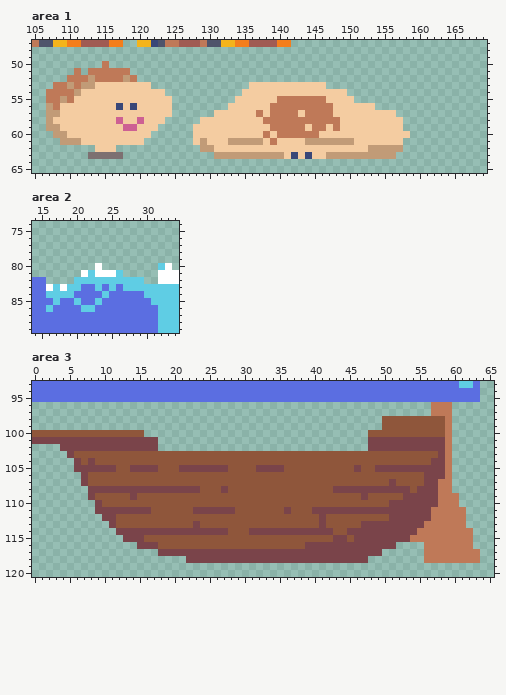
Pixel-art file: resources/textures/Entities.aseprite. That is the earlier state.
512x512 pixels, 1 frame. Colours within 5 levels of each other are drawn and written as one. Shown: area 1: x 105..169, y 47..65; area 2: x 14..34, y 74..89; area 3: x 0..65, y 93..120. The commit also changed other parts of the picture, which this record leaves out.
After the commit:
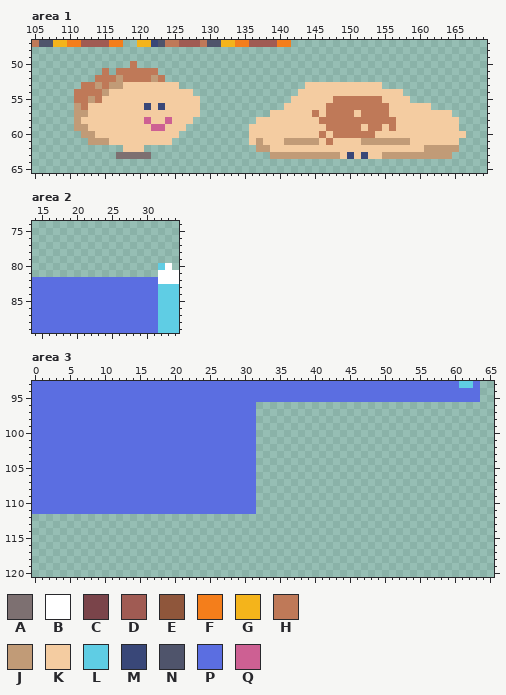
Palette (. is transparent): A #7d7071  B #ffffff  C #7a444a  D #a05b53  E #8f563b  F #f47e1b  G #f4b41b  H #bf7958  J #c19b77  K #f4cca1  L #5fcde4  M #394778  N #4f546b  P #5b6ee1  Q #cd6093
Change:
layer "Layer 1 #3" removed
--- area 1
@@ x 105..169 @@
 49 .................................................................
-50 ..........H......................................................
-51 ......H.HHHHHH...................................................
-52 .....HHHJHHHHJH..................................................
-53 ...HHJHJJKKKKKKKK..............KKKKKKKKKKK.......................
-54 ..HHHHJKKKKKKKKKKKK...........KKKKKKKKKKKKKKK....................
-55 ..HHJHKKKKKKKKKKKKKK.........KKKKKKHHHHHHHKKKK...................
-56 ..JHKKKKKKKKMKMKKKKK........KKKKKKHHHHHHHHHKKKKKK................
-57 ..JJKKKKKKKKKKKKKKKK......KKKKKKHKHHHHKHHHHKKKKKKKKK.............
-58 ..JKKKKKKKKKQKKQKKK.....KKKKKKKKKHHHHHHHHHHHKKKKKKKKK............
-59 ..JJKKKKKKKKKQQKKK.....KKKKKKKKKKKHHHHHKHHKHKKKKKKKKK............
-60 ...JJKKKKKKKKKKKK......KKKKKKKKKKHKHHHHHHKKKKKKKKKKKKK...........
-61 ....JJJKKKKKKKKK.......KJKKKJJJJJKHKKKKJJJJJJJKKKKKKK............
-62 .........KKK............JJKKKKKKKKKKKKKKKKKKKKKKJJJJJ............
-63 ........AAAAA.............JJJJJJJJJJKMKMKKJJJJJJJJJJ.............
+50 ..............H..................................................
+51 ..........H.HHHHHH...............................................
+52 .........HHHJHHHHJH..............................................
+53 .......HHJHJJKKKKKKKK..................KKKKKKKKKKK...............
+54 ......HHHHJKKKKKKKKKKKK...............KKKKKKKKKKKKKKK............
+55 ......HHJHKKKKKKKKKKKKKK.............KKKKKKHHHHHHHKKKK...........
+56 ......JHKKKKKKKKMKMKKKKK............KKKKKKHHHHHHHHHKKKKKK........
+57 ......JJKKKKKKKKKKKKKKKK..........KKKKKKHKHHHHKHHHHKKKKKKKKK.....
+58 ......JKKKKKKKKKQKKQKKK.........KKKKKKKKKHHHHHHHHHHHKKKKKKKKK....
+59 ......JJKKKKKKKKKQQKKK.........KKKKKKKKKKKHHHHHKHHKHKKKKKKKKK....
+60 .......JJKKKKKKKKKKKK..........KKKKKKKKKKHKHHHHHHKKKKKKKKKKKKK...
+61 ........JJJKKKKKKKKK...........KJKKKJJJJJKHKKKKJJJJJJJKKKKKKK....
+62 .............KKK................JJKKKKKKKKKKKKKKKKKKKKKKJJJJJ....
+63 ............AAAAA.................JJJJJJJJJJKMKMKKJJJJJJJJJJ.....
 64 .................................................................
--- area 2, layer "Layer 1"
@@ x 14..34 @@
 79 .....................
-80 .........B........LB.
-81 .......BLBBBL.....BBB
-82 PP....LLLLLLLLLL..BBB
-83 PPBLBLLPPLPLPLLLLLLLL
-84 PPLLLLPPPPLPPPPPLLLLL
-85 PPPLPPLPPLPPPPPPPLLLL
-86 PPLPPPPLLPPPPPPPPPLLL
+80 ..................LB.
+81 ..................BBB
+82 PPPPPPPPPPPPPPPPPPBBB
+83 PPPPPPPPPPPPPPPPPPLLL
+84 PPPPPPPPPPPPPPPPPPLLL
+85 PPPPPPPPPPPPPPPPPPLLL
+86 PPPPPPPPPPPPPPPPPPLLL
 87 PPPPPPPPPPPPPPPPPPLLL
--- area 3, layer "Layer 1"
@@ x 0..65 @@
  95 PPPPPPPPPPPPPPPPPPPPPPPPPPPPPPPPPPPPPPPPPPPPPPPPPPPPPPPPPPPPPPPP..
- 96 .........................................................HHH......
- 97 .........................................................HHH......
- 98 ..................................................EEEEEEEEEH......
- 99 ..................................................EEEEEEEEEH......
-100 EEEEEEEEEEEEEEEE................................EEEEEEEEEEEH......
-101 CCCCCCCCCCCCCCCCCC..............................CCCCCCCCCCCH......
-102 ....CCCCCCCCCCCCCC..............................CCCCCCCCCCCH......
-103 .....CEEEEEEEEEEEEEEEEEEEEEEEEEEEEEEEEEEEEEEEEEEEEEEEEEEEECH......
-104 ......CECEEEEEEEEEEEEEEEEEEEEEEEEEEEEEEEEEEEEEEEEEEEEEEEECCH......
-105 ......CCCCCCEECCCCEEECCCCCCCEEEECCCCEEEEEEEEEECEECCCCCCCCCCH......
-106 .......CEEEEEEEEEEEEEEEEEEEEEEEEEEEEEEEEEEEEEEEEEEEEEEEECCCH......
-107 .......CEEEEEEEEEEEEEEEEEEEEEEEEEEEEEEEEEEEEEEEEEEECEEEECCHH......
-108 ........CCCCCCCCCCCCCCCCEEECEEEEEEEEEEEEEEECCCCCCCCCCCECCCHH......
-109 ........CEEEEECEEEEEEEEEEEEEEEEEEEEEEEEEEEEEEEECEEEEECCCCCHHH.....
-110 .........CEEEEEEEEEEEEEEEEEEEEEEEEEEEEEEEEEEEEEEEEECCCCCCCHHH.....
-111 .........CCCCCCCCEEEEEECCCCCCEEEEEEECEEECCCCCCCCCCCCCCCCCHHHHH....
-112 ..........CCEEEEEEEEEEEEEEEEEEEEEEEEEEEEECEEEEEEEEECCCCCCHHHHH....
-113 ...........CEEEEEEEEEEECEEEEEEEEEEEEEEEEECEEEEECCCCCCCCCHHHHHH....
-114 ............CCCCCCCCCCCCCCCCEEECCCCCCCCCCCCEECCCCCCCCCCHHHHHHHH...
-115 .............CCCEEEEEEEEEEEEEEEEEEEEEEEEEEECCECCCCCCCCHHHHHHHHH...
-116 ...............CCCEEEEEEEEEEEEEEEEEEEEECCCCCCCCCCCCC....HHHHHHH...
-117 ..................CCCCCCCCCCCCCCCCCCCCCCCCCCCCCCCC......HHHHHHHH..
-118 ......................CCCCCCCCCCCCCCCCCCCCCCCCCC........HHHHHHHH..
+ 96 PPPPPPPPPPPPPPPPPPPPPPPPPPPPPPPP..................................
+ 97 PPPPPPPPPPPPPPPPPPPPPPPPPPPPPPPP..................................
+ 98 PPPPPPPPPPPPPPPPPPPPPPPPPPPPPPPP..................................
+ 99 PPPPPPPPPPPPPPPPPPPPPPPPPPPPPPPP..................................
+100 PPPPPPPPPPPPPPPPPPPPPPPPPPPPPPPP..................................
+101 PPPPPPPPPPPPPPPPPPPPPPPPPPPPPPPP..................................
+102 PPPPPPPPPPPPPPPPPPPPPPPPPPPPPPPP..................................
+103 PPPPPPPPPPPPPPPPPPPPPPPPPPPPPPPP..................................
+104 PPPPPPPPPPPPPPPPPPPPPPPPPPPPPPPP..................................
+105 PPPPPPPPPPPPPPPPPPPPPPPPPPPPPPPP..................................
+106 PPPPPPPPPPPPPPPPPPPPPPPPPPPPPPPP..................................
+107 PPPPPPPPPPPPPPPPPPPPPPPPPPPPPPPP..................................
+108 PPPPPPPPPPPPPPPPPPPPPPPPPPPPPPPP..................................
+109 PPPPPPPPPPPPPPPPPPPPPPPPPPPPPPPP..................................
+110 PPPPPPPPPPPPPPPPPPPPPPPPPPPPPPPP..................................
+111 PPPPPPPPPPPPPPPPPPPPPPPPPPPPPPPP..................................
+112 ..................................................................
+113 ..................................................................
+114 ..................................................................
+115 ..................................................................
+116 ..................................................................
+117 ..................................................................
+118 ..................................................................
 119 ..................................................................
Changed places in both pictures, as pixel boxes (x1, y1, x2, y2):
changed: (46, 61, 466, 159)
changed: (46, 263, 158, 312)
changed: (32, 402, 480, 563)
